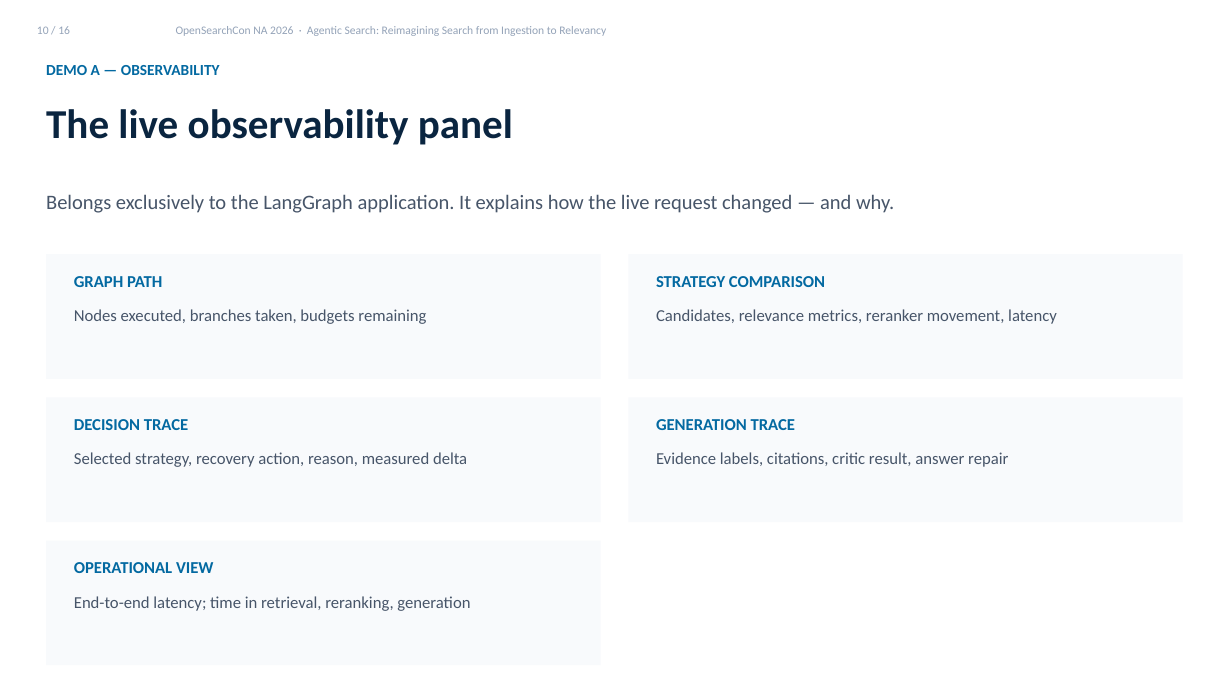
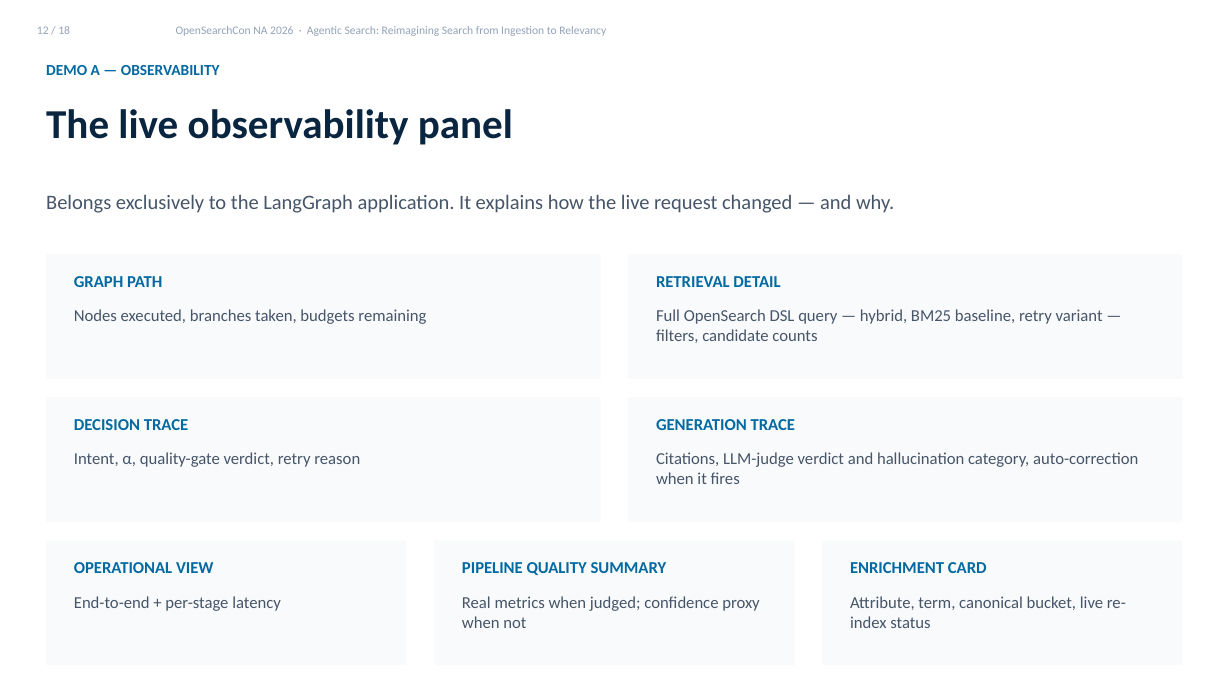
Before and after one commit to kmwtechnology/opensearch2026-agentic-search, a slide deck: slide 12 of docs/presentation/Agentic Search Talk Draft.pptx (slide 10 before the commit). Drawn at 1232x693 pixels with LibreOffice and Linux fonts; fonts in the diff are those of the drawing. Boxes give left, top, right and bottom in pixels: in the first picture for what was removed or moved away, otherwise in the second. Text is boxed around its words. In the diff, an @@ line names an element or a change of style, - is before the commit and + after.

```diff
--- a/docs/presentation/Agentic Search Talk Draft.pptx
+++ b/docs/presentation/Agentic Search Talk Draft.pptx
@@ text at bbox=[37, 26, 70, 34]: text changed @@
-10 / 16
+12 / 18
@@ text at bbox=[656, 276, 780, 287]: text changed @@
-STRATEGY COMPARISON
+RETRIEVAL DETAIL
@@ text at bbox=[656, 309, 1103, 343]: text changed @@
-Candidates, relevance metrics, reranker movement, latency
+Full OpenSearch DSL query — hybrid, BM25 baseline, retry variant — filters, candidate counts
@@ text at bbox=[74, 452, 360, 467]: text changed @@
-Selected strategy, recovery action, reason, measured delta
+Intent, α, quality-gate verdict, retry reason
@@ text at bbox=[656, 452, 1138, 484]: text changed @@
-Evidence labels, citations, critic result, answer repair
+Citations, LLM-judge verdict and hallucination category, auto-correction when it fires
@@ rectangle: place and size @@
-rectangle at bbox=[46, 541, 601, 665]
+rectangle at bbox=[46, 541, 407, 665]
@@ rectangle added at bbox=[434, 541, 795, 665], fill #F8FAFC @@
@@ text added at bbox=[462, 562, 667, 575], 13 pt, text #0369A1, bold @@
+PIPELINE QUALITY SUMMARY
@@ rectangle added at bbox=[823, 541, 1183, 665], fill #F8FAFC @@
@@ text added at bbox=[850, 562, 987, 573], 13 pt, text #0369A1, bold @@
+ENRICHMENT CARD
@@ text at bbox=[74, 596, 281, 611]: text changed @@
-End-to-end latency; time in retrieval, reranking, generation
+End-to-end + per-stage latency
@@ text added at bbox=[462, 596, 759, 628], 13 pt, text #475569 @@
+Real metrics when judged; confidence proxy when not
@@ text added at bbox=[850, 596, 1126, 628], 13 pt, text #475569 @@
+Attribute, term, canonical bucket, live re-index status
```
Also in this commit, not shown: 13 other slides changed, 2 slides added.
